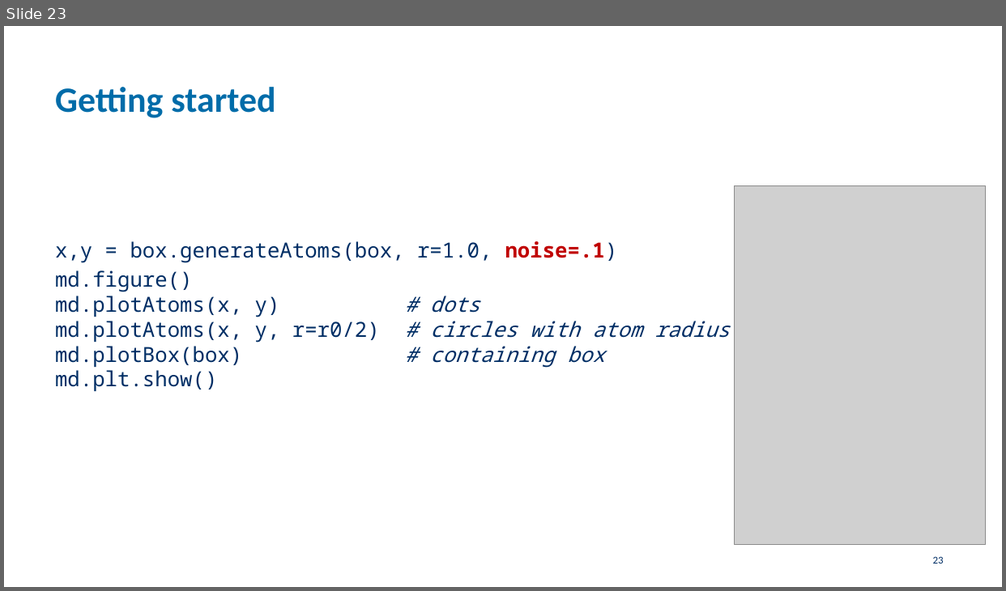
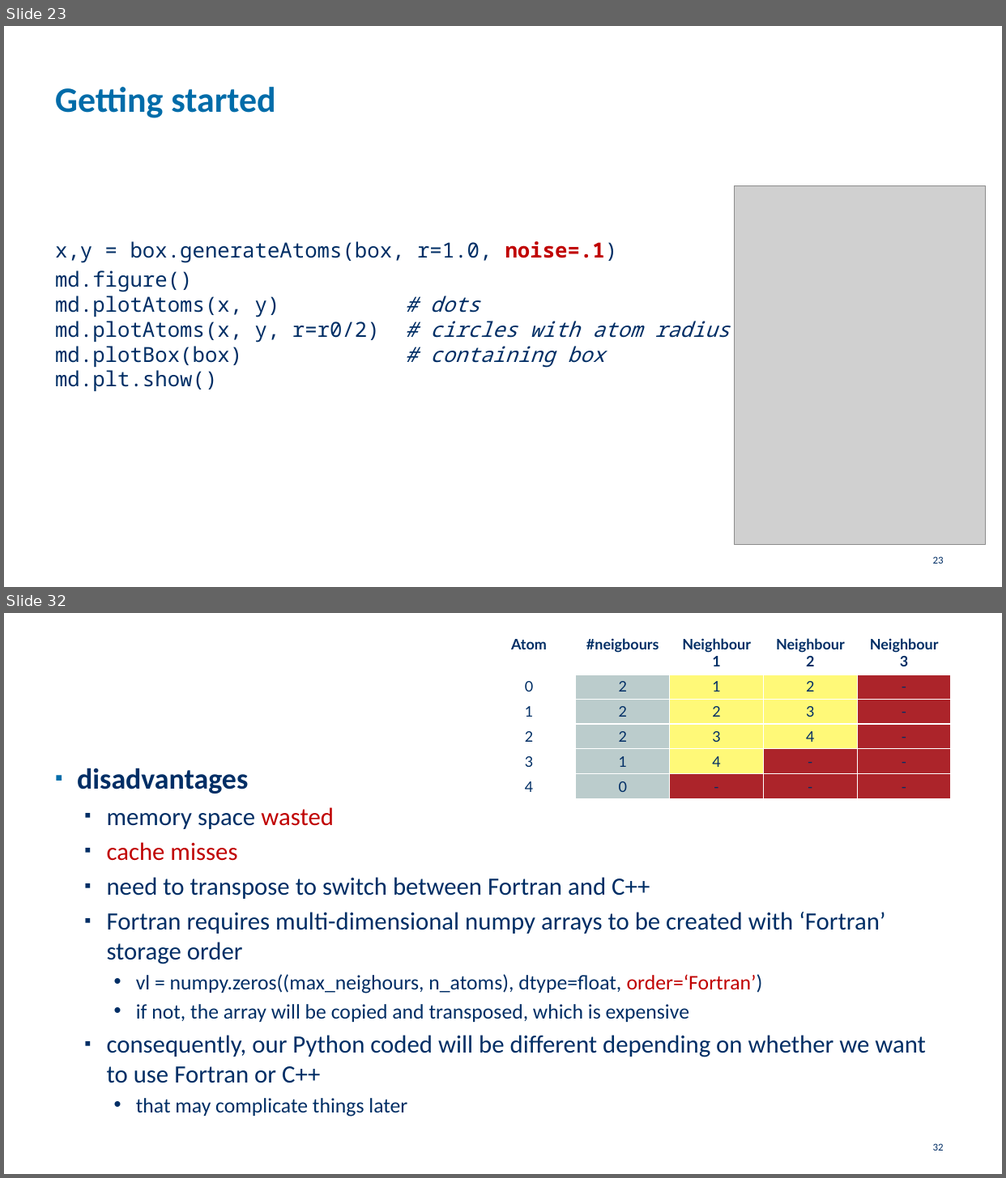
Before and after one commit to etijskens/pp, a slide deck: assignment-2021/assignment-2021.pptx. Shown one above the other, each under a label of ours: slide 23 before the commit, slides 23 and 32 after it; the slides between them are not shown. The pictures are 1006x591 and 1006x1178 pixels, drawn with LibreOffice and Linux fonts; fonts in the diff are those of the drawing; grey boxes stand for pictures; background and template pictures are left out. Boxes give left, top, right and bottom in pixels: in the first picture for what was removed or moved away, otherwise in the second. Text is boxed around its words. In the diff, an @@ line names an element or a change of style, - is before the commit and + after.

```diff
--- a/assignment-2021/assignment-2021.pptx
+++ b/assignment-2021/assignment-2021.pptx
@@ slide 32 added at [4,613,1002,1174], background #FFFFFF @@
@@ table added at [483,632,950,795], 6 rows, 5 columns @@
+Atom | #neigbours | Neighbour 1 | Neighbour 2 | Neighbour 3
+0 | 2 | 1 | 2 | -
+1 | 2 | 2 | 3 | -
+2 | 2 | 3 | 4 | -
+3 | 1 | 4 | - | -
+4 | 0 | - | - | -
@@ text added at [77,768,926,1117], 24 pt, text #002E65 @@
+▪ disadvantages
+  ▪ memory space wasted
+  ▪ cache misses
+  ▪ need to transpose to switch between Fortran and C++
+  ▪ Fortran requires multi-dimensional numpy arrays to be created with ‘Fortran’ storage order
+    • vl = numpy.zeros((max_neighours, n_atoms), dtype=float, order=‘Fortran’)
+    • if not, the array will be copied and transposed, which is expensive
+  ▪ consequently, our Python coded will be different depending on whether we want to use Fortran or C++
+    • that may complicate things later
@@ page number added at [933,1144,944,1151], 10 pt, text #002E65 @@
+32
```
Also in this commit, not shown: 9 other slides added, 2 other files.
